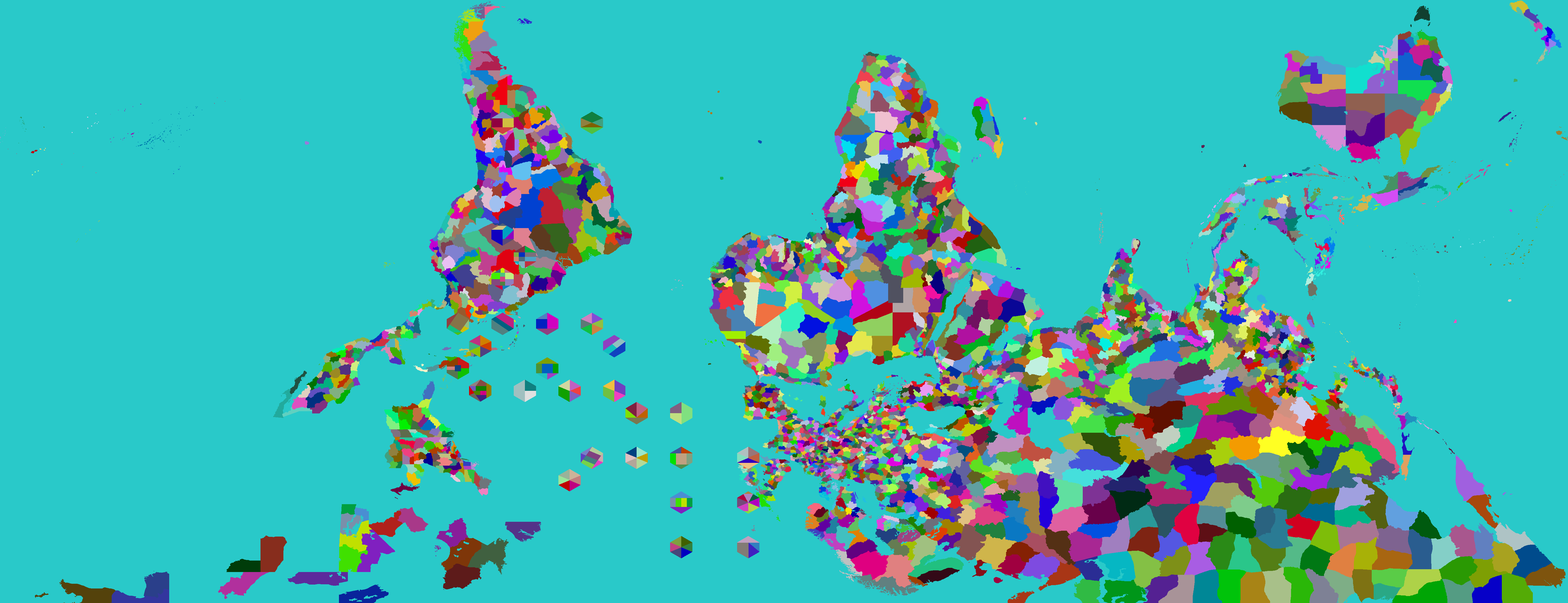
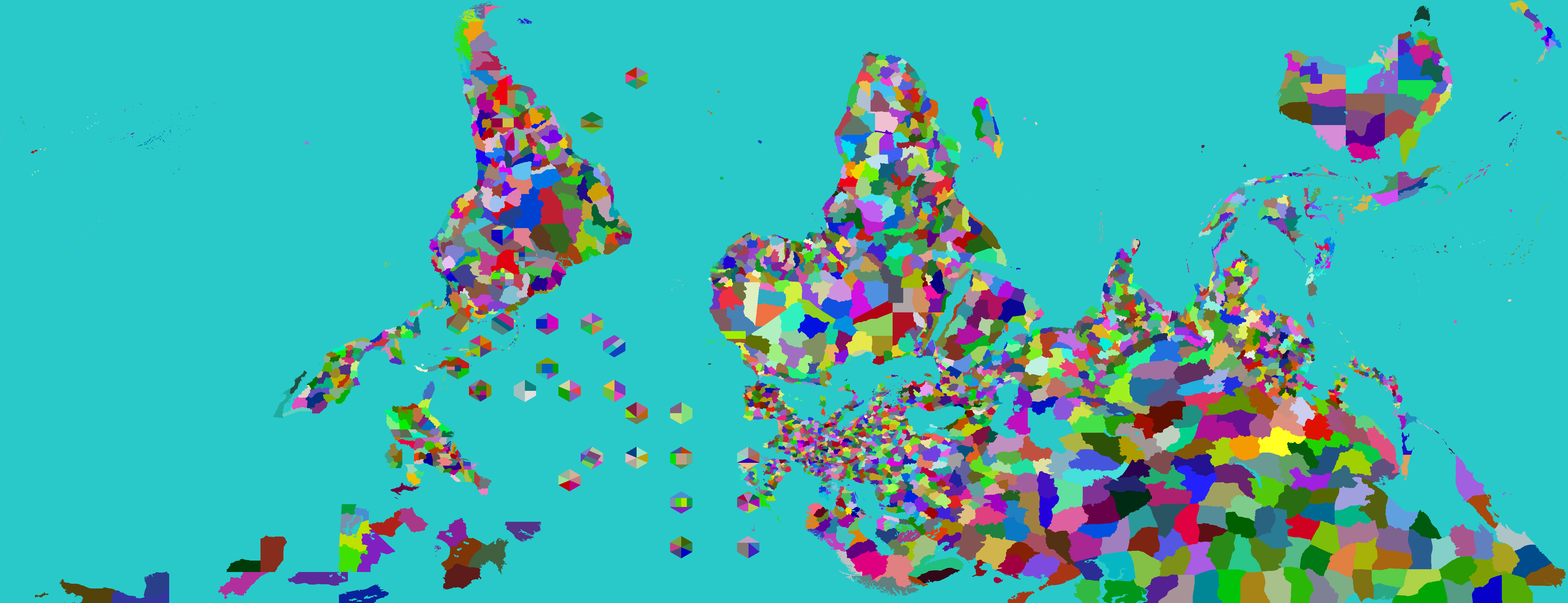
Revision of a layered 1568×603 image; what changed, layer by layer:
painted on "Provinces" over bbox(393, 67, 648, 473)
